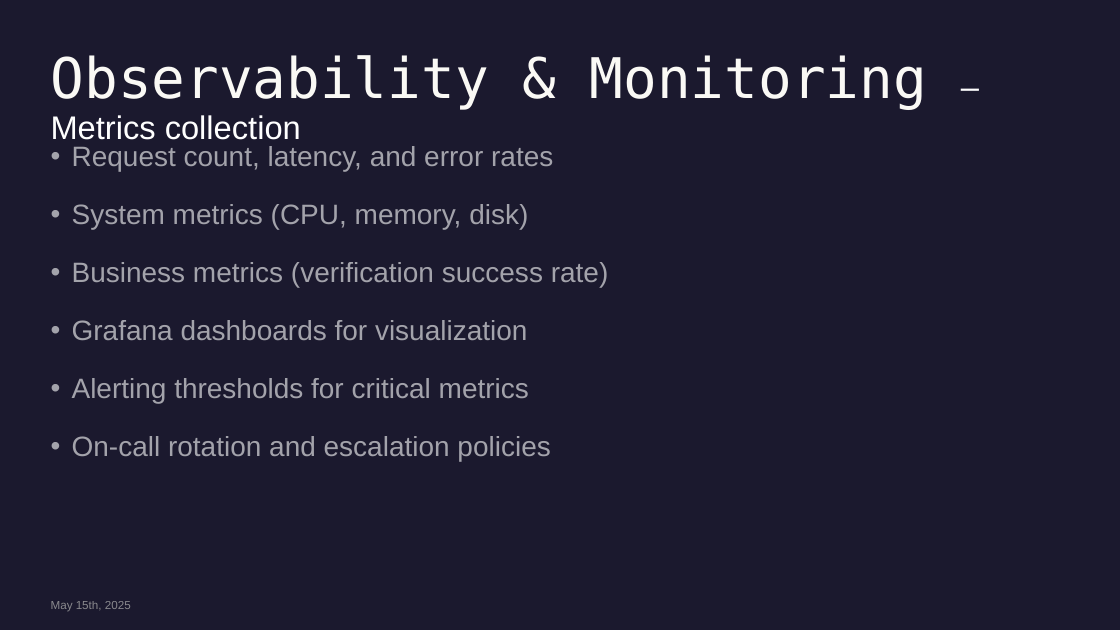
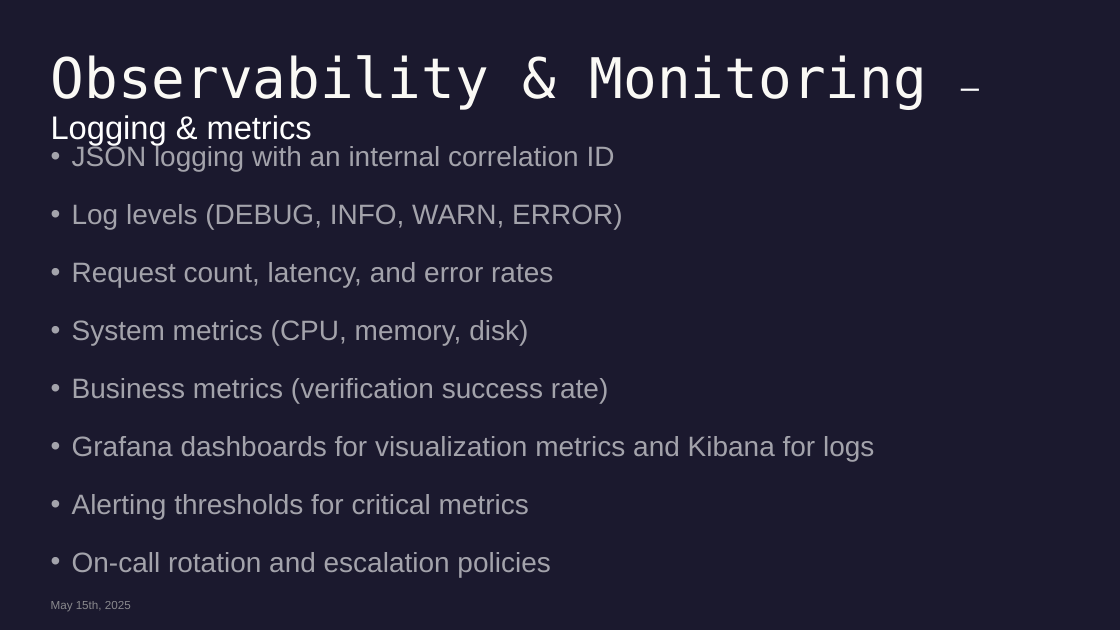
Before and after one commit to sergiosaraiva/number-verification-service, a slide deck: slide 26 of docs/Number Verification Microservice.pptx (slide 27 before the commit). Drawn at 1120x630 pixels with LibreOffice and Linux fonts; fonts in the diff are those of the drawing. Boxes give left, top, right and bottom in pixels: in the first picture for what was removed or moved away, otherwise in the second. Text is boxed around its words. In the diff, an @@ line names an element or a change of style, - is before the commit and + after.

```diff
--- a/docs/Number Verification Microservice.pptx
+++ b/docs/Number Verification Microservice.pptx
@@ title at box(51, 55, 927, 145): text changed @@
-Observability & Monitoring – Metrics collection
+Observability & Monitoring – Logging & metrics
@@ text at box(72, 145, 622, 230): paragraphs added @@
+• JSON logging with an internal correlation ID
+• Log levels (DEBUG, INFO, WARN, ERROR)
@@ text at box(72, 436, 874, 461): text changed @@
-• Grafana dashboards for visualization
+• Grafana dashboards for visualization metrics and Kibana for logs
```
Also in this commit, not shown: 4 other slides changed, 1 slide removed, 1 other file.
